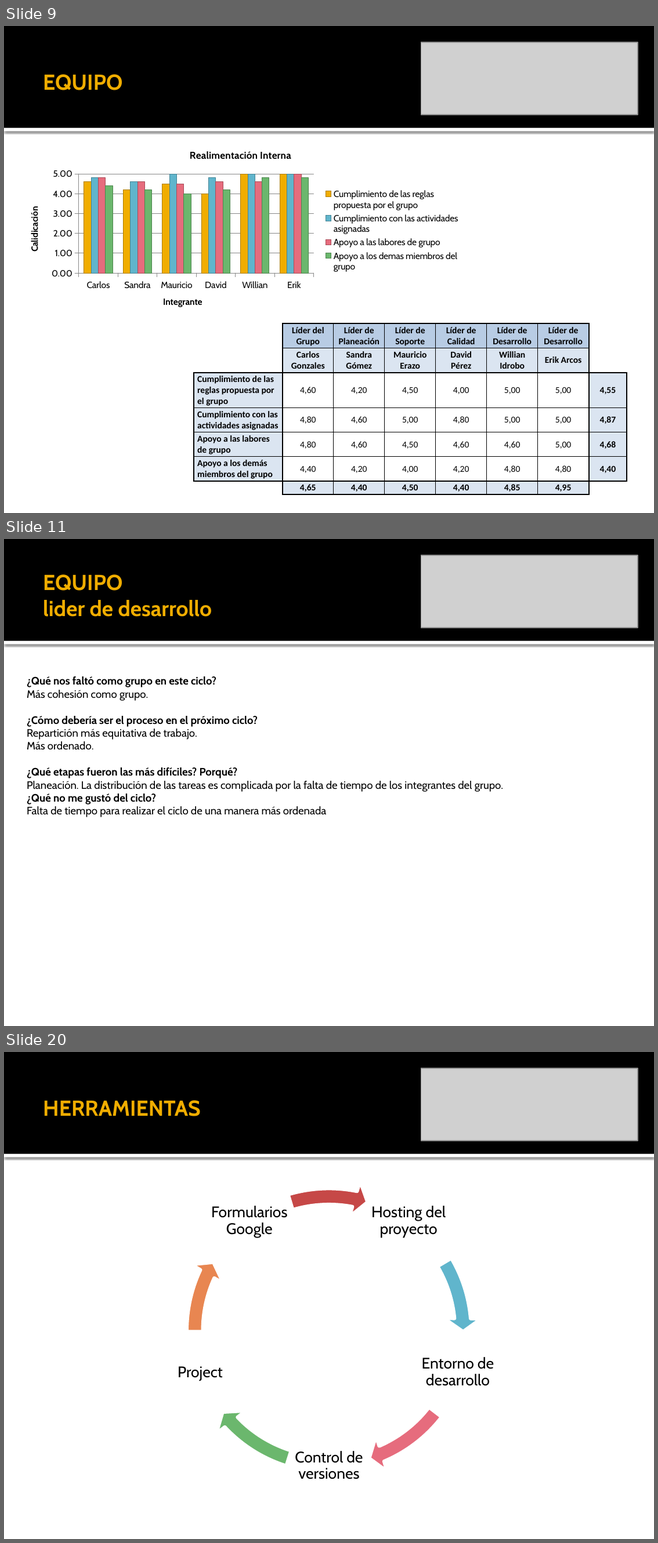
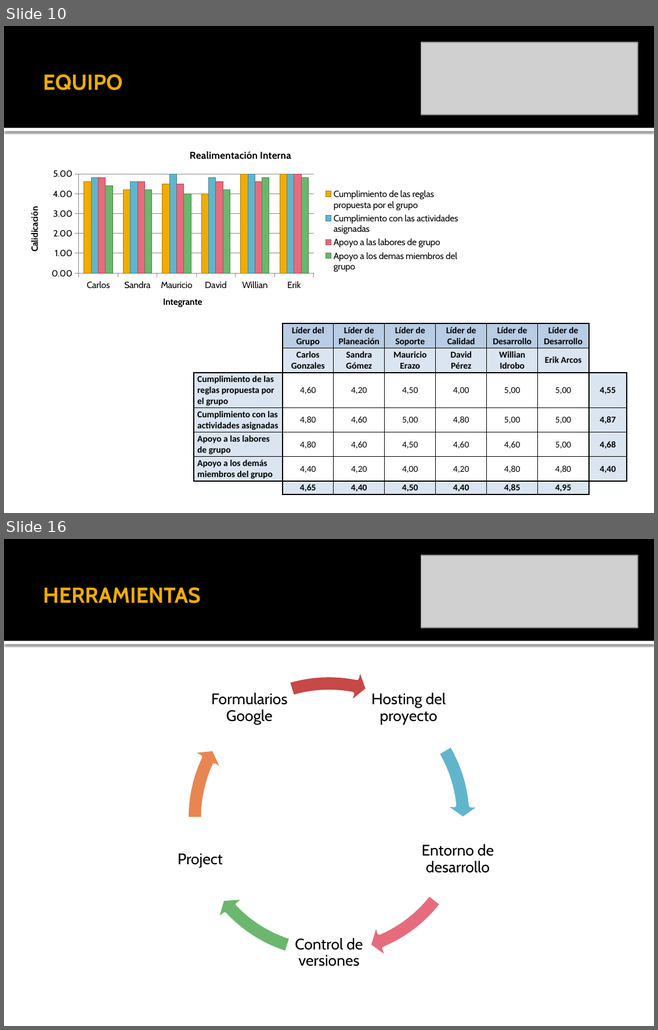
Before and after one commit to leseroth/ingenium-managment, a slide deck: CSOF5101 Ingeniera de Software/TSP/0323PostMortemTSPCiclo2.pptx. Shown one above the other, each under a label of ours: slides 9, 11 and 20 before the commit, slides 10 and 16 after it; the slides between them are not shown. The pictures are 658x1543 and 658x1030 pixels, drawn with LibreOffice and Linux fonts; fonts in the diff are those of the drawing; grey boxes stand for pictures. Boxes give left, top, right and bottom in pixels: in the first picture for what was removed or moved away, otherwise in the second. Text is boxed around its words. In the diff, an @@ line names an element or a change of style, - is before the commit and + after.

Commit message:
Version final del ciclo 2

```diff
--- a/CSOF5101 Ingeniera de Software/TSP/0323PostMortemTSPCiclo2.pptx
+++ b/CSOF5101 Ingeniera de Software/TSP/0323PostMortemTSPCiclo2.pptx
@@ slide 11 removed at bbox=[4, 539, 654, 1026], background #FFFFFF; not listed: 2 template elements that a slide beside it also shows @@
@@ picture removed at bbox=[421, 555, 637, 628] @@
@@ title removed at bbox=[43, 574, 212, 617] @@
-EQUIPO
-lider de desarrollo
@@ text removed at bbox=[27, 676, 503, 817] @@
-¿Qué nos faltó como grupo en este ciclo?
-Más cohesión como grupo.
-¿Cómo debería ser el proceso en el próximo ciclo?
-Repartición más equitativa de trabajo.
-Más ordenado.
-¿Qué etapas fueron las más difíciles? Porqué?
-Planeación. La distribución de las tareas es complicada por la falta de tiempo de los integrantes del grupo.
-¿Qué no me gustó del ciclo?
-Falta de tiempo para realizar el ciclo de una manera más ordenada
@@ what was slide 9 is now slide 10 @@
@@ what was slide 20 is now slide 16 @@
```
Also in this commit, not shown: 9 slides changed, 1 slide added, 4 other slides removed, 1 other file.
